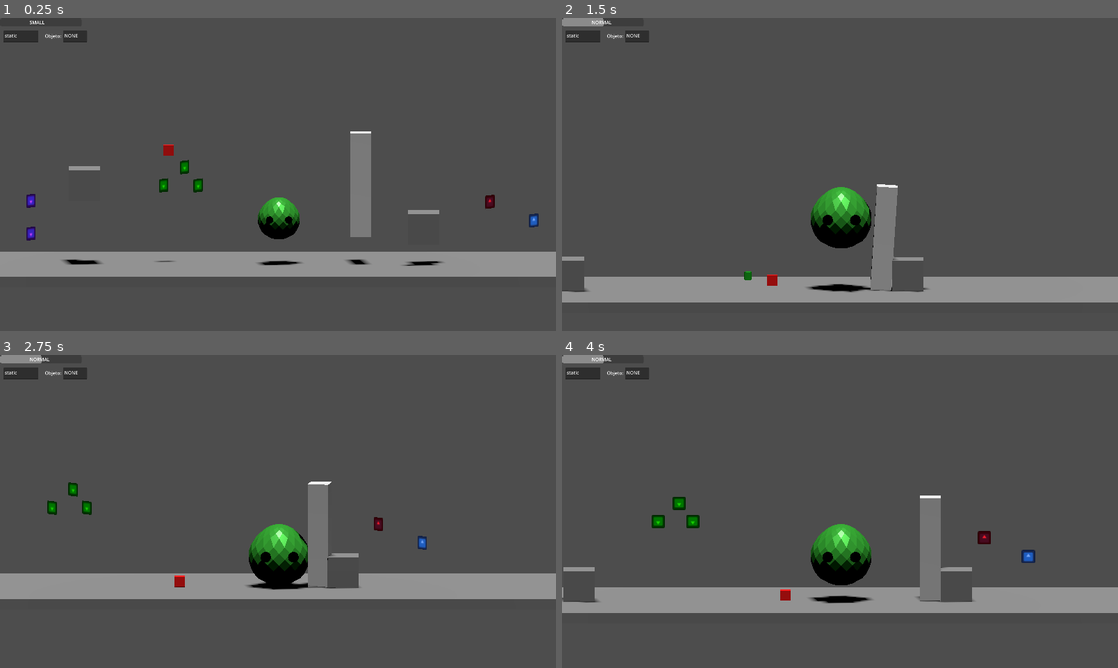
Above: before the commit, frames 1-4 (two rows, left to right).
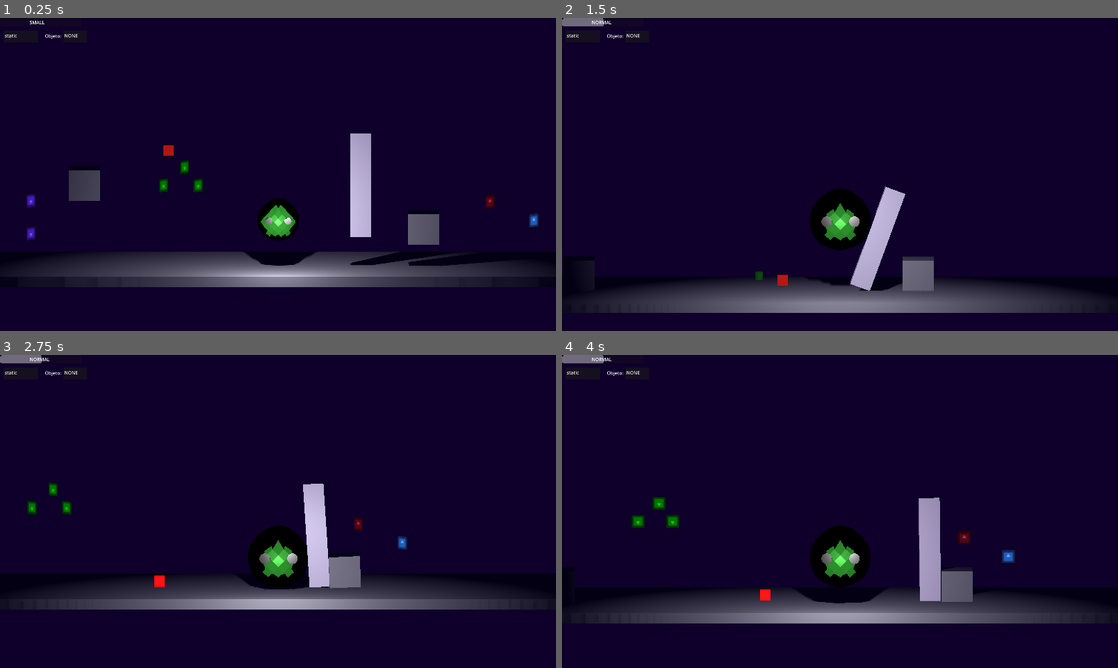
Above: after the commit, the same moments.

Repository: Isaac-Salas/GameOff2023
Game: Godot game, scene res://Levels/LevelTest.tscn
The game is run twice, just before and just after one commit, with the same random seed, the same clock (stepped at 60 frames per second) and the same inputs. The engine's default icon, where the game draws it, is replaced by a stand-in: a white triangle on a blue panel in a dark square.
Inputs:
- Up to frame 1 (0.25 s): no input
- Up to frame 2 (1.5 s): tap Enter (ui_accept) at 0.5 s; hold D (Walk_Right) 0.53-1.28 s; hold W (Grow) 0.53-1.28 s; tap Space (Jump) at 0.77 s; hold Down (ui_down) from 1.28 s (still down); tap E (Interact) at 1.35 s
- Up to frame 3 (2.75 s): tap Space (Jump) at 1.52 s; release Down (ui_down) at 2.03 s; hold D (Walk_Right) from 2.03 s (still down); hold Z (Item) from 2.03 s (still down)
- Up to frame 4 (4 s): release D (Walk_Right) at 2.78 s; release Z (Item) at 2.78 s; hold Up (ui_up) 2.78-3.53 s; tap S (Shrink) at 2.85 s; tap Space (Jump) at 3.02, 3.77 s; hold A (Walk_Left) from 3.53 s (still down); tap Q (Throw) at 3.6 s

The runs differ from the first frame. In frame 1, 98% of the frame differs, in the area x 0-100%, y 0-100%; in frame 2, 98%; in frame 3, 99%; in frame 4, 99%.

Commit message:
Fixed player hitbox
Added a single hitbox that lets the player collide with stuff

Diff:
--- a/Global/GlobalVar.gd
+++ b/Global/GlobalVar.gd
@@ -7,7 +7,7 @@
 var sizestandard = 2
 var sizefactor = 2
 var SPEED = 10.0
-var JUMP_VELOCITY = 20
+var JUMP_VELOCITY = 20.0
 var bump = false
 var state = "static"
 var pick = "NONE"
--- a/Levels/LevelTest.tscn
+++ b/Levels/LevelTest.tscn
@@ -15,11 +15,11 @@
 [ext_resource type="AudioStream" uid="uid://bah5n5paw08we" path="res://Music/CapaGrande.mp3" id="13_dl0m7"]
 [ext_resource type="PackedScene" uid="uid://b2lvf3faa426r" path="res://level_design_objects/Breakables/Unbroken.tscn" id="14_mxkbp"]
 
+[sub_resource type="Environment" id="Environment_a0845"]
+background_mode = 1
+background_color = Color(0.054902, 0, 0.164706, 1)
+
 [node name="Node3D" type="Node3D"]
-
-[node name="DirectionalLight3D" type="DirectionalLight3D" parent="."]
-transform = Transform3D(-0.988756, 0.145525, 0.0344005, 0, -0.23005, 0.973179, 0.149535, 0.962237, 0.227463, 0, 7.68146, 5.66573)
-shadow_enabled = true
 
 [node name="Blocks" type="Node3D" parent="."]
 
@@ -35,6 +35,14 @@
 
 [node name="Player" parent="." instance=ExtResource("2_xc5vm")]
 transform = Transform3D(2, 0, 0, 0, 2, 0, 0, 0, 2, -39.98, 6.127, 0)
+
+[node name="OmniLight3D" type="OmniLight3D" parent="Player"]
+transform = Transform3D(1, 0, 0, 0, 1, 0, 0, 0, 1, 0, 0, 5.87678)
+light_energy = 10.0
+light_specular = 1.0
+light_bake_mode = 1
+shadow_enabled = true
+omni_range = 31.747
 
 [node name="CanvasLayer" parent="." instance=ExtResource("6_koge0")]
 
@@ -117,3 +125,6 @@
 
 [node name="Breakable" parent="." instance=ExtResource("14_mxkbp")]
 transform = Transform3D(1, 0, 0, 0, -4.37114e-08, -1, 0, 1, -4.37114e-08, -32.075, 8.519, 0)
+
+[node name="WorldEnvironment" type="WorldEnvironment" parent="."]
+environment = SubResource("Environment_a0845")
--- a/Player/PlayerTest.gd
+++ b/Player/PlayerTest.gd
@@ -4,7 +4,8 @@
 var pickupinst = preload("res://Pickups/PickObject.tscn")
 var pickinst
 var mundotest
-
+var startspeed = GlobalVar.SPEED
+var startjump = GlobalVar.JUMP_VELOCITY
 var pickup
 var lastSide = "right"
 
@@ -79,8 +80,8 @@
 		GlobalVar.JUMP_VELOCITY =snapped( 200 / (4.5 + GlobalVar.sizefactor),1 )
 		#pr int("Velocidad: ", GlobalVar.SPEED, "Vel. Salto: ",GlobalVar.JUMP_VELOCITY )
 	else:
-		GlobalVar.SPEED = 10
-		GlobalVar.JUMP_VELOCITY = 20
+		GlobalVar.SPEED = startspeed
+		GlobalVar.JUMP_VELOCITY = startjump
 
 
 
@@ -253,3 +254,7 @@
 		#print (pickname.name)
 		#print("Assout")
 		pickup = false
+
+
+func _on_rigid_body_3d_body_entered(body):
+	print(body.name)
--- a/Player/PlayerTest.tscn
+++ b/Player/PlayerTest.tscn
@@ -7,12 +7,6 @@
 
 [sub_resource type="CapsuleShape3D" id="CapsuleShape3D_b827x"]
 radius = 1.0
-
-[sub_resource type="BoxShape3D" id="BoxShape3D_2rhgy"]
-size = Vector3(0.1, 1.8, 2)
-
-[sub_resource type="BoxShape3D" id="BoxShape3D_qpuui"]
-size = Vector3(1.9, 0.1, 1)
 
 [sub_resource type="SphereShape3D" id="SphereShape3D_u7xq5"]
 radius = 2.0
@@ -51,6 +45,10 @@
 bind/0/bone = -1
 bind/0/pose = Transform3D(1, 0, 0, 0, 1, 0, 0, 0, 1, 0, 0, 0)
 
+[sub_resource type="CapsuleShape3D" id="CapsuleShape3D_6xv47"]
+radius = 0.986652
+height = 2.1338
+
 [node name="Player" type="CharacterBody3D"]
 transform = Transform3D(2, 0, 0, 0, 2, 0, 0, 0, 2, 0, 0, 0)
 axis_lock_linear_z = true
@@ -61,60 +59,10 @@
 mesh = SubResource("PlaceholderMesh_7qnl7")
 
 [node name="Prot-Slime" parent="MeshInstance3D" instance=ExtResource("2_yjpc4")]
-transform = Transform3D(1, 0, 0, 0, 1, 0, 0, 0, 1, 0, -1, 0)
+transform = Transform3D(1, 0, 0, 0, 1, 0, 0, 0, 1, -0.03, -1.05, 0)
 
 [node name="CollisionShape3D" type="CollisionShape3D" parent="."]
 shape = SubResource("CapsuleShape3D_b827x")
-
-[node name="ColisionperuanaIzq" type="RigidBody3D" parent="."]
-transform = Transform3D(1, 0, 0, 0, 1, 0, 0, 0, 1, -1.05, 0.15, 0)
-collision_layer = 2
-collision_mask = 2
-axis_lock_linear_x = true
-axis_lock_linear_y = true
-axis_lock_linear_z = true
-axis_lock_angular_x = true
-axis_lock_angular_y = true
-axis_lock_angular_z = true
-can_sleep = false
-freeze = true
-
-[node name="CollisionShape3D" type="CollisionShape3D" parent="ColisionperuanaIzq"]
-shape = SubResource("BoxShape3D_2rhgy")
-
-[node name="ColisionperuanaDer2" type="RigidBody3D" parent="."]
-transform = Transform3D(1, 0, 0, 0, 1, 0, 0, 0, 1, 1.05, 0.15, 0)
-collision_layer = 2
-collision_mask = 2
-axis_lock_linear_x = true
-axis_lock_linear_y = true
-axis_lock_linear_z = true
-axis_lock_angular_x = true
-axis_lock_angular_y = true
-axis_lock_angular_z = true
-can_sleep = false
-freeze = true
-
-[node name="CollisionShape3D" type="CollisionShape3D" parent="ColisionperuanaDer2"]
-shape = SubResource("BoxShape3D_2rhgy")
-
-[node name="ColisionArriba" type="RigidBody3D" parent="."]
-transform = Transform3D(1, 0, 0, 0, 1, 0, 0, 0, 1, 0, 1, 0)
-collision_layer = 2
-collision_mask = 2
-axis_lock_linear_x = true
-axis_lock_linear_y = true
-axis_lock_linear_z = true
-axis_lock_angular_x = true
-axis_lock_angular_y = true
-axis_lock_angular_z = true
-can_sleep = false
-freeze = true
-linear_velocity = Vector3(0, 8, 0)
-linear_damp = 3.0
-
-[node name="CollisionShape3D" type="CollisionShape3D" parent="ColisionArriba"]
-shape = SubResource("BoxShape3D_qpuui")
 
 [node name="ObjectDetect" type="Area3D" parent="."]
 
@@ -140,5 +88,27 @@
 layers = 3
 radius = 0.997958
 
+[node name="RigidBody3D" type="RigidBody3D" parent="."]
+transform = Transform3D(1, 0, 0, 0, 1, 0, 0, 0, 1, 0, 0.1, 0)
+collision_layer = 2
+collision_mask = 2
+axis_lock_linear_x = true
+axis_lock_linear_y = true
+axis_lock_linear_z = true
+axis_lock_angular_x = true
+axis_lock_angular_y = true
+axis_lock_angular_z = true
+inertia = Vector3(5, 5, 5)
+max_contacts_reported = 3
+contact_monitor = true
+can_sleep = false
+freeze = true
+constant_force = Vector3(1, 1, 1)
+
+[node name="CollisionShape3D" type="CollisionShape3D" parent="RigidBody3D"]
+transform = Transform3D(-4.37114e-08, -1, 0, 1, -4.37114e-08, 0, 0, 0, 1, 0, -0.0721899, 0)
+shape = SubResource("CapsuleShape3D_6xv47")
+
 [connection signal="body_entered" from="ObjectDetect" to="." method="_on_object_detect_body_entered"]
 [connection signal="body_exited" from="ObjectDetect" to="." method="_on_object_detect_body_exited"]
+[connection signal="body_entered" from="RigidBody3D" to="." method="_on_rigid_body_3d_body_entered"]
Not shown: 1 places in Levels/LevelTest.tscn that only renumber resources
Not shown: 1 places in Player/PlayerTest.tscn that only renumber resources
